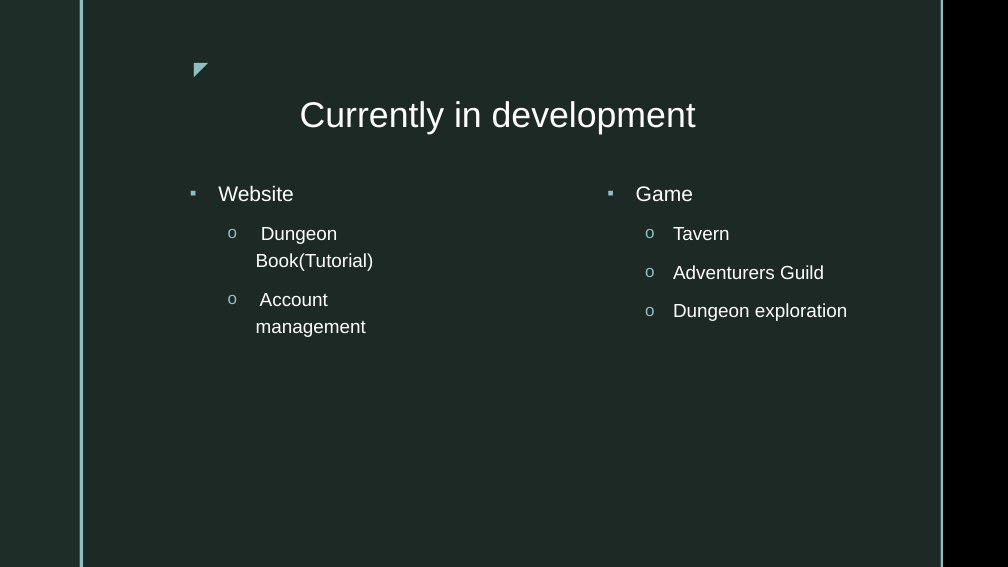
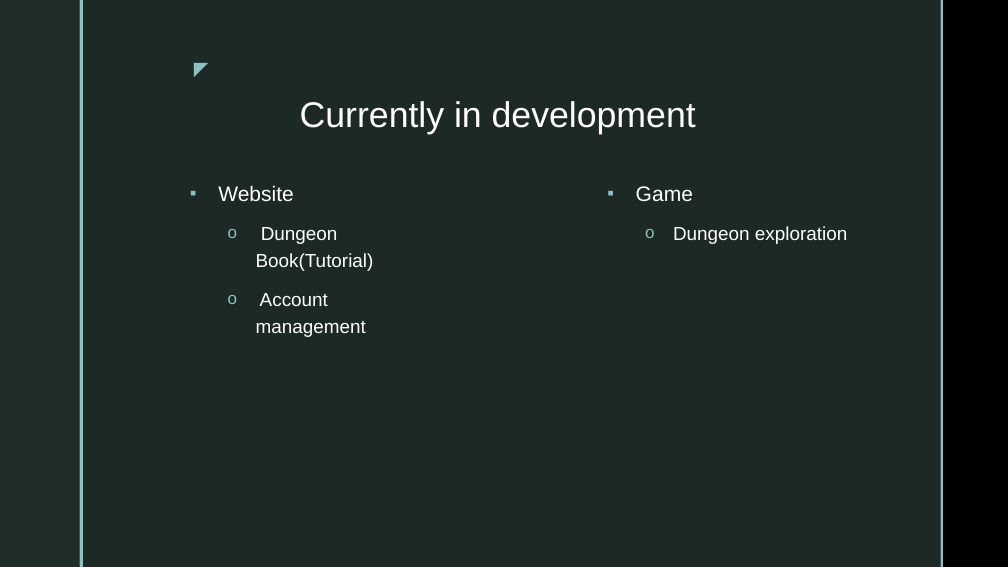
Before and after one commit to SabPat702/sabjanpatrik, a slide deck: slide 17 of mestermunka/orai/Dokumentacio/mestermunka_ppt.pptx. Drawn at 1008x567 pixels with LibreOffice and Linux fonts; fonts in the diff are those of the drawing; background and template pictures are left out. Boxes give left, top, right and bottom in pixels: in the first picture for what was removed or moved away, otherwise in the second. Text is boxed around its words. In the diff, an @@ line names an element or a change of style, - is before the commit and + after.

```diff
--- a/mestermunka/orai/Dokumentacio/mestermunka_ppt.pptx
+++ b/mestermunka/orai/Dokumentacio/mestermunka_ppt.pptx
@@ text at (673, 227, 824, 279): paragraphs removed @@
-  o Tavern
-  o Adventurers Guild
```
Also in this commit, not shown: 1 other slide changed, 1 other file.
